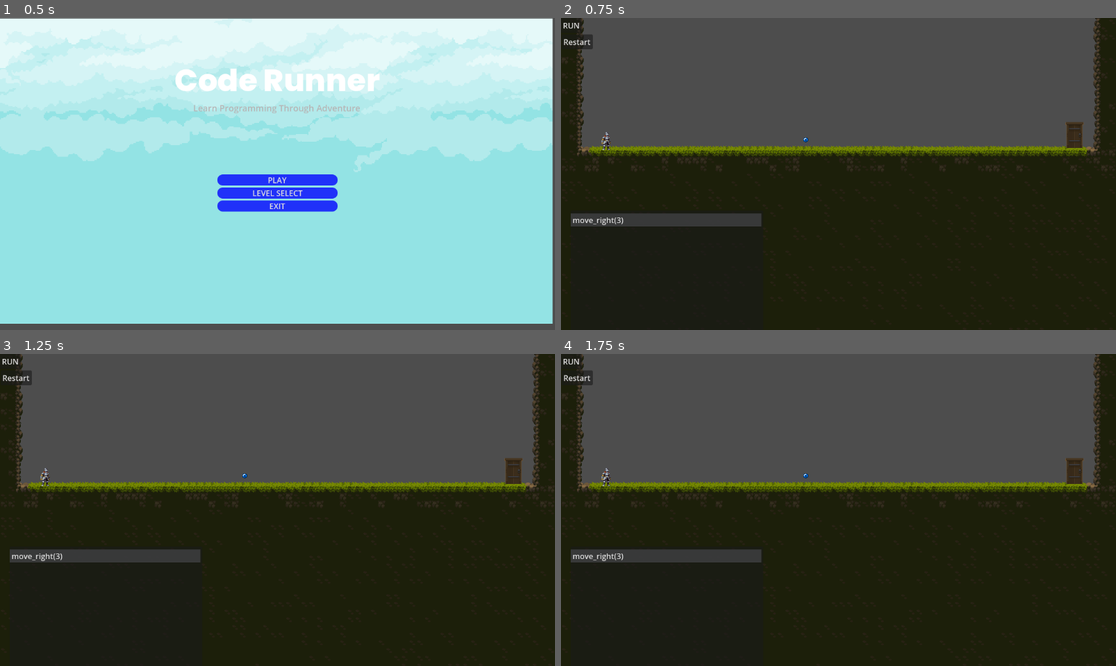
Above: before the commit, frames 1-4 (two rows, left to right).
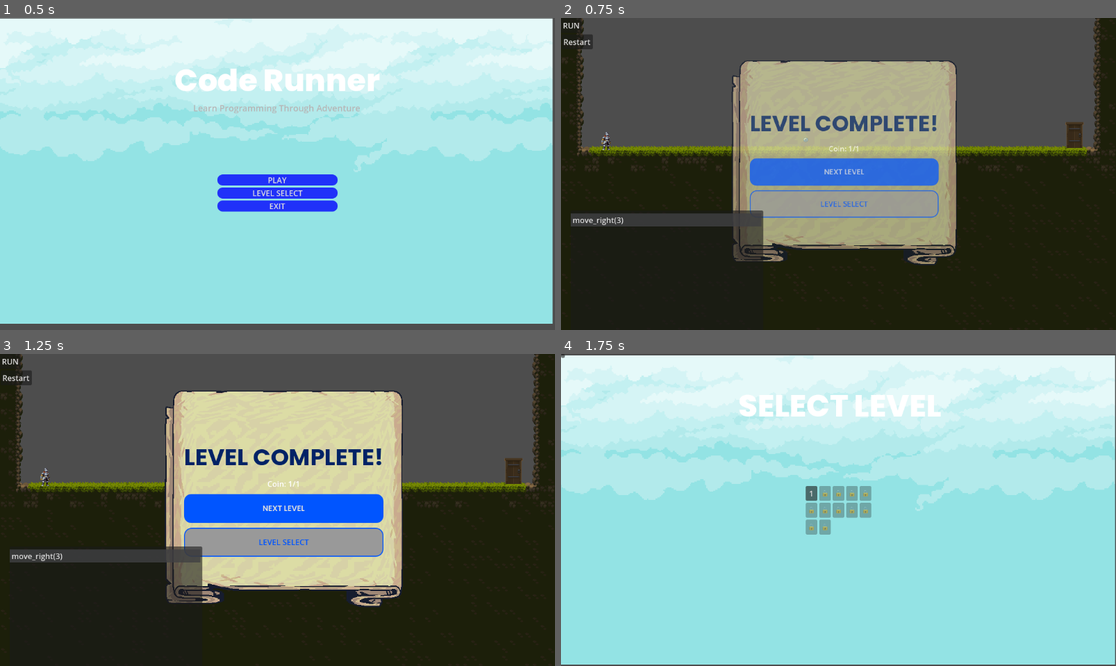
Above: after the commit, the same moments.

Repository: adrianzidanramadhan/CodeRunner
Game: Godot game, scene res://scenes/MainMenu.tscn
Two runs of this game, one before a commit and one after it. Both use one fixed random seed, a clock stepped at 60 frames per second and the inputs below.
Inputs (mouse positions are in pixels of both pictures, inside the frame that each line leads up to):
- Up to frame 1 (0.5 s): no input
- Up to frame 2 (0.75 s): click "PLAY" at 0.5 s
- Up to frame 3 (1.25 s): no input
- Up to frame 4 (1.75 s): click (844, 541) at 1.25 s, where only the run after the commit has a clickable "LEVEL SELECT"

Frame 1 is identical in both runs. In frame 2, 25% of the frame differs, in the area x 30-72%, y 13-80%; in frame 3, 28%; in frame 4, 100%, in the area x 0-100%, y 0-100%.

Commit message:
better ui

Diff:
--- a/scenes/LevelCompletePopup.tscn
+++ b/scenes/LevelCompletePopup.tscn
@@ -2,15 +2,8 @@
 
 [ext_resource type="Script" uid="uid://dliljkejdxhu4" path="res://scenes/level_complete_popup.gd" id="1_8hx3y"]
 [ext_resource type="FontFile" uid="uid://dw0dyktfrmwkj" path="res://assets/font/Poppins-Bold.ttf" id="2_o7k5u"]
+[ext_resource type="Texture2D" uid="uid://c1vpjabsellde" path="res://assets/UI Elements/Banners/Banner.png" id="2_w4se6"]
 [ext_resource type="FontFile" uid="uid://cd4uspbcjrqlt" path="res://assets/font/Poppins-SemiBold.ttf" id="3_owv4v"]
-
-[sub_resource type="StyleBoxFlat" id="StyleBoxFlat_8hx3y"]
-corner_radius_top_left = 30
-corner_radius_top_right = 30
-corner_radius_bottom_right = 30
-corner_radius_bottom_left = 30
-shadow_size = 10
-shadow_offset = Vector2(5, 5)
 
 [sub_resource type="Theme" id="Theme_tb7o6"]
 default_font = ExtResource("2_o7k5u")
@@ -60,16 +53,16 @@
 grow_vertical = 2
 script = ExtResource("1_8hx3y")
 
-[node name="ColorRect" type="ColorRect" parent="." unique_id=664122200]
+[node name="DarkOverlay" type="ColorRect" parent="." unique_id=664122200]
 layout_mode = 1
-anchors_preset = 15
+anchors_preset = -1
 anchor_right = 1.0
 anchor_bottom = 1.0
 grow_horizontal = 2
 grow_vertical = 2
-color = Color(0, 0, 0, 0.5882353)
+color = Color(0, 0, 0, 0.19607843)
 
-[node name="Panel" type="Panel" parent="." unique_id=97561811]
+[node name="Banner" type="NinePatchRect" parent="." unique_id=497544074]
 layout_mode = 1
 anchors_preset = 8
 anchor_left = 0.5
@@ -77,18 +70,22 @@
 anchor_right = 0.5
 anchor_bottom = 0.5
 offset_left = -225.0
-offset_top = -250.0
-offset_right = 225.0
-offset_bottom = 250.0
+offset_top = -225.0
+offset_right = 269.0
+offset_bottom = 225.0
 grow_horizontal = 2
 grow_vertical = 2
-theme_override_styles/panel = SubResource("StyleBoxFlat_8hx3y")
+texture = ExtResource("2_w4se6")
+region_rect = Rect2(0, 0, 248, 242)
+patch_margin_left = 67
+patch_margin_top = 66
+patch_margin_right = 64
+patch_margin_bottom = 65
 
-[node name="MarginContainer" type="MarginContainer" parent="Panel" unique_id=1141097030]
-layout_mode = 1
-anchors_preset = 15
-anchor_right = 1.0
-anchor_bottom = 1.0
+[node name="MarginContainer" type="MarginContainer" parent="Banner" unique_id=1141097030]
+layout_mode = 0
+offset_right = 494.0
+offset_bottom = 450.0
 grow_horizontal = 2
 grow_vertical = 2
 theme_override_constants/margin_left = 40
@@ -96,21 +93,24 @@
 theme_override_constants/margin_right = 40
 theme_override_constants/margin_bottom = 40
 
-[node name="VBoxContainer" type="VBoxContainer" parent="Panel/MarginContainer" unique_id=419826885]
+[node name="VBoxContainer" type="VBoxContainer" parent="Banner/MarginContainer" unique_id=419826885]
 layout_mode = 2
-theme_override_constants/separation = 30
+theme_override_constants/separation = 10
+alignment = 1
 
-[node name="TitleLabel" type="Label" parent="Panel/MarginContainer/VBoxContainer" unique_id=598580]
+[node name="TitleLabel" type="Label" parent="Banner/MarginContainer/VBoxContainer" unique_id=598580]
 layout_mode = 2
 theme = SubResource("Theme_tb7o6")
 theme_override_colors/font_color = Color(0, 0.13333334, 0.4, 1)
 text = "LEVEL COMPLETE!"
 horizontal_alignment = 1
 
-[node name="Control" type="Control" parent="Panel/MarginContainer/VBoxContainer" unique_id=46579420]
+[node name="CoinLabel" type="Label" parent="Banner/MarginContainer/VBoxContainer" unique_id=578960450]
 layout_mode = 2
+text = "Coin: 1/1"
+horizontal_alignment = 1
 
-[node name="NextButton" type="Button" parent="Panel/MarginContainer/VBoxContainer" unique_id=879347010]
+[node name="NextButton" type="Button" parent="Banner/MarginContainer/VBoxContainer" unique_id=879347010]
 custom_minimum_size = Vector2(250, 60)
 layout_mode = 2
 theme = SubResource("Theme_5igdb")
@@ -119,12 +119,12 @@
 theme_override_styles/hover = SubResource("StyleBoxFlat_slosn")
 text = "NEXT LEVEL"
 
-[node name="LevelSelectButton" type="Button" parent="Panel/MarginContainer/VBoxContainer" unique_id=158825725]
+[node name="LevelSelectButton" type="Button" parent="Banner/MarginContainer/VBoxContainer" unique_id=158825725]
 custom_minimum_size = Vector2(250, 60)
 layout_mode = 2
 theme_override_colors/font_color = Color(0, 0.33333334, 1, 1)
 theme_override_styles/normal = SubResource("StyleBoxFlat_l6jm8")
 text = "LEVEL SELECT"
 
-[connection signal="pressed" from="Panel/MarginContainer/VBoxContainer/NextButton" to="." method="_on_next_button_pressed"]
-[connection signal="pressed" from="Panel/MarginContainer/VBoxContainer/LevelSelectButton" to="." method="_on_level_select_button_pressed"]
+[connection signal="pressed" from="Banner/MarginContainer/VBoxContainer/NextButton" to="." method="_on_next_button_pressed"]
+[connection signal="pressed" from="Banner/MarginContainer/VBoxContainer/LevelSelectButton" to="." method="_on_level_select_button_pressed"]
--- a/scenes/LevelManager.gd
+++ b/scenes/LevelManager.gd
@@ -1,9 +1,16 @@
 extends Node
+
+const MAX_LEVEL = 12
 
 var current_level = 1
 var unlocked_level = 1
 
 const SAVE_PATH = "user://save.dat"
+
+
+func get_level_path(level):
+
+	return "res://scenes/levels/Level%d.tscn" % level
 
 
 func _ready():
@@ -14,15 +21,43 @@
 
 	current_level = level
 
+	save_progress()
+
 	get_tree().change_scene_to_file(
-		"res://scenes/levels/Level%d.tscn" % level
+		get_level_path(level)
 	)
 
+func continue_game():
+
+	load_level(current_level)
 
 func next_level():
 
-	load_level(current_level + 1)
+	if current_level < MAX_LEVEL:
 
+		load_level(current_level + 1)
+
+	else:
+
+		print("All levels completed")
+
+
+func reload_level():
+
+	load_level(current_level)
+
+
+func unlock_level(level):
+
+	level = min(level, MAX_LEVEL)
+
+	if level > unlocked_level:
+
+		unlocked_level = level
+
+		save_progress()
+
+		print("Unlocked Level ", level)
 
 # ======================
 # SAVE
@@ -40,18 +75,26 @@
 		print("FAILED TO CREATE SAVE FILE")
 		return
 
-	save_file.store_var(unlocked_level)
+	var save_data = {
 
-	print("Progress saved:", unlocked_level)
-	print("Location:", ProjectSettings.globalize_path(SAVE_PATH))
+		"current_level": current_level,
+		"unlocked_level": unlocked_level
+
+	}
+
+	save_file.store_var(save_data)
+
+	print(
+		"Progress saved:",
+		current_level,
+		unlocked_level
+	)
 
 
 func load_progress():
 
 	if !FileAccess.file_exists(SAVE_PATH):
-
 		print("No save found")
-
 		return
 
 	var save_file = FileAccess.open(
@@ -59,7 +102,34 @@
 		FileAccess.READ
 	)
 
-	unlocked_level = save_file.get_var()
+	var save_data = save_file.get_var()
+
+	# SAVE LAMA
+	if save_data is int:
+
+		unlocked_level = save_data
+		current_level = 1
+
+		print("Old save loaded")
+
+	# SAVE BARU
+	elif save_data is Dictionary:
+
+		current_level = save_data.get(
+			"current_level",
+			1
+		)
+
+		unlocked_level = save_data.get(
+			"unlocked_level",
+			1
+		)
+
+	print(
+		"Loaded:",
+		current_level,
+		unlocked_level
+	)
 
 # ======================
 # testing
--- a/scenes/MainMenu.tscn
+++ b/scenes/MainMenu.tscn
@@ -104,6 +104,13 @@
 grow_horizontal = 2
 grow_vertical = 2
 
+[node name="ContinueButton" type="Button" parent="VBoxContainer" unique_id=84479768]
+layout_mode = 2
+theme_override_styles/normal = SubResource("StyleBoxFlat_rvc10")
+theme_override_styles/pressed = SubResource("StyleBoxFlat_85i58")
+theme_override_styles/hover = SubResource("StyleBoxFlat_q4ih2")
+text = "Continue"
+
 [node name="PlayButton" type="Button" parent="VBoxContainer" unique_id=1932691069]
 layout_mode = 2
 theme_override_styles/normal = SubResource("StyleBoxFlat_rvc10")
@@ -125,6 +132,7 @@
 theme_override_styles/hover = SubResource("StyleBoxFlat_q4ih2")
 text = "EXIT"
 
+[connection signal="pressed" from="VBoxContainer/ContinueButton" to="." method="_on_continue_button_pressed"]
 [connection signal="pressed" from="VBoxContainer/PlayButton" to="." method="_on_play_button_pressed"]
 [connection signal="pressed" from="VBoxContainer/LevelButton" to="." method="_on_level_button_pressed"]
 [connection signal="pressed" from="VBoxContainer/ExitButton" to="." method="_on_exit_button_pressed"]
--- a/scenes/game.gd
+++ b/scenes/game.gd
@@ -1130,15 +1130,9 @@
 
 	level_finished = true
 
-	var next_level = level_number + 1
-
-	if LevelManager.unlocked_level < next_level:
-
-		LevelManager.unlocked_level = next_level
-
-		LevelManager.save_progress()
-
-		print("Unlocked Level ", next_level)
+	LevelManager.unlock_level(
+		level_number + 1
+	)
 
 	$LevelCompletePopup.show_popup(level_number)
 
--- a/scenes/level_complete_popup.gd
+++ b/scenes/level_complete_popup.gd
@@ -3,15 +3,30 @@
 var next_level = 1
 
 func _ready():
-	visible = false
+	show_popup(1)
 
 func show_popup(level_number):
 	next_level = level_number + 1
 	visible = true
 
+	scale = Vector2(0.8, 0.8)
 	modulate.a = 0
+
 	var tween = create_tween()
-	tween.tween_property(self, "modulate:a", 1.0, 0.3)
+
+	tween.parallel().tween_property(
+		self,
+		"scale",
+		Vector2.ONE,
+		0.25
+	)
+
+	tween.parallel().tween_property(
+		self,
+		"modulate:a",
+		1.0,
+		0.25
+	)
 
 func _on_next_button_pressed():
 
--- a/scenes/main_menu.gd
+++ b/scenes/main_menu.gd
@@ -1,9 +1,23 @@
 extends Control
 
+@onready var continue_button = $VBoxContainer/ContinueButton
+
+func _ready():
+
+	var has_save = FileAccess.file_exists(
+		LevelManager.SAVE_PATH
+	)
+
+	continue_button.visible = has_save
+
+func _on_continue_button_pressed():
+
+	LevelManager.continue_game()
+
 func _on_play_button_pressed():
-	get_tree().change_scene_to_file(
-		"res://scenes/levels/Level1.tscn"
-	)
+
+	LevelManager.reset_progress()
+	LevelManager.load_level(1)
 
 
 func _on_level_button_pressed():
Binary file added: assets/UI Elements/Banners/Banner.png
Not shown, added: assets/UI Elements/Banners/Banner.png.import
Binary file added: assets/UI Elements/Banners/Banner_Slots.png
Not shown, added: assets/UI Elements/Banners/Banner_Slots.png.import
Binary file added: assets/UI Elements/Bars/BigBar_Base.png
Not shown, added: assets/UI Elements/Bars/BigBar_Base.png.import
Binary file added: assets/UI Elements/Bars/BigBar_Fill.png
Not shown, added: assets/UI Elements/Bars/BigBar_Fill.png.import
Binary file added: assets/UI Elements/Bars/SmallBar_Base.png
Not shown, added: assets/UI Elements/Bars/SmallBar_Base.png.import
Binary file added: assets/UI Elements/Bars/SmallBar_Fill.png
Not shown, added: assets/UI Elements/Bars/SmallBar_Fill.png.import
(and 132 more such lines)
